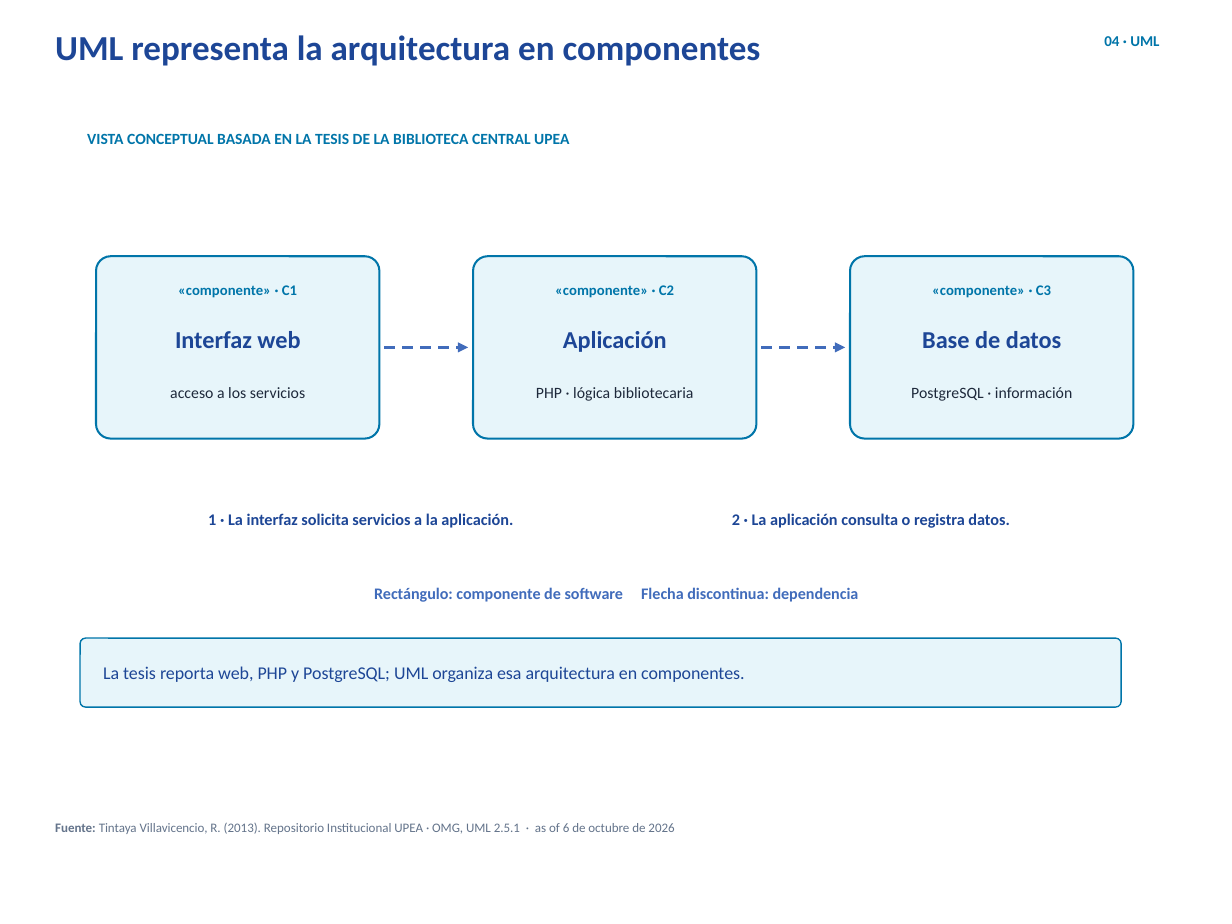
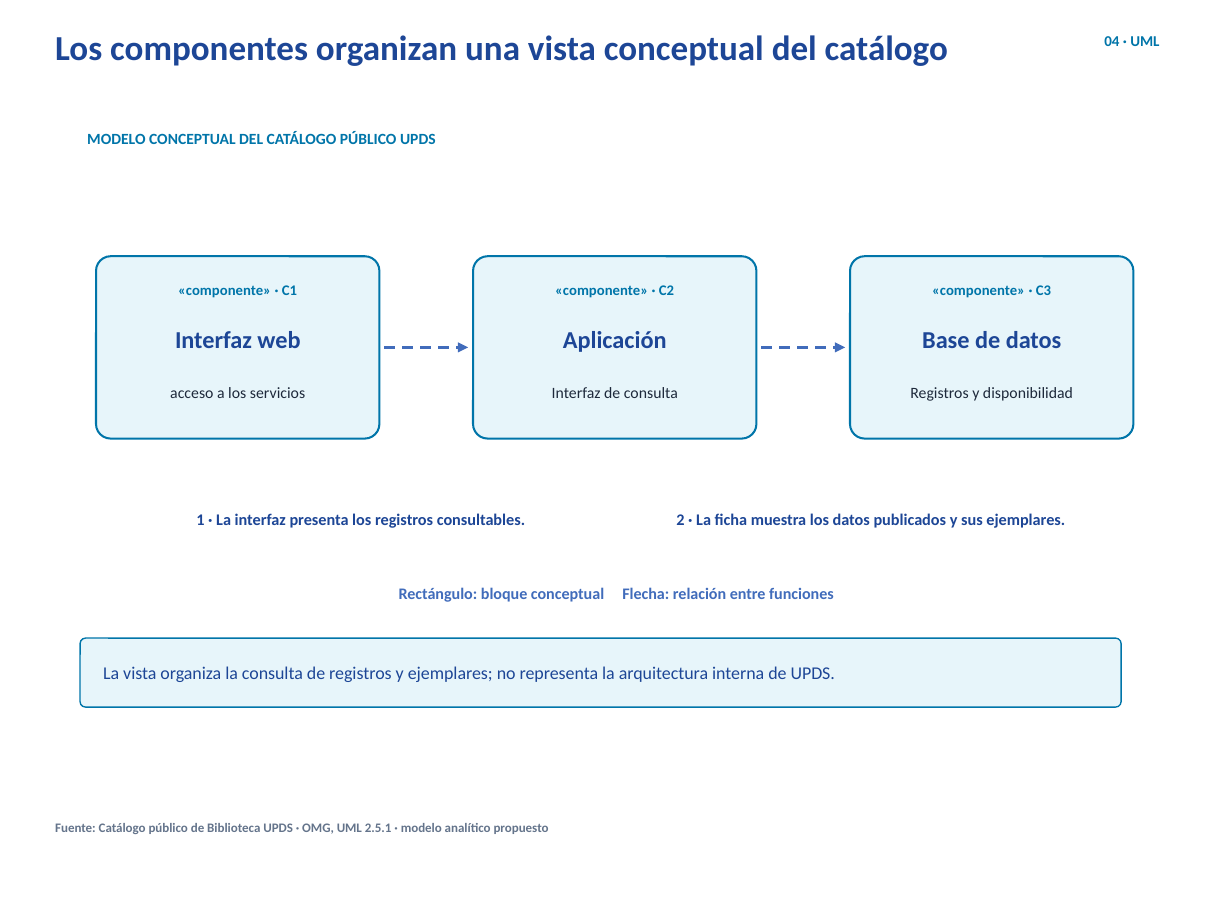
Before and after one commit to erickbravob/sistemas-informacion-i, a slide deck: slide 5 of materiales/actividad-1/tema-01-uml-requisitos-v23.pptx. Drawn at 1232x924 pixels with LibreOffice and Linux fonts; fonts in the diff are those of the drawing; background and template pictures are left out. Boxes give left, top, right and bottom in pixels: in the first picture for what was removed or moved away, otherwise in the second. Text is boxed around its words. In the diff, an @@ line names an element or a change of style, - is before the commit and + after.

Commit message:
Actualiza evidencia bibliográfica y caso UPDS

```diff
--- a/materiales/actividad-1/tema-01-uml-requisitos-v23.pptx
+++ b/materiales/actividad-1/tema-01-uml-requisitos-v23.pptx
@@ text at [55,35,948,66]: text changed @@
-UML representa la arquitectura en componentes
+Los componentes organizan una vista conceptual del catálogo
@@ text at [87,131,436,144]: text changed @@
-VISTA CONCEPTUAL BASADA EN LA TESIS DE LA BIBLIOTECA CENTRAL UPEA
+MODELO CONCEPTUAL DEL CATÁLOGO PÚBLICO UPDS
@@ text at [552,387,678,398]: text changed @@
-PHP · lógica bibliotecaria
+Interfaz de consulta
@@ text at [910,387,1073,401]: text changed @@
-PostgreSQL · información
+Registros y disponibilidad
@@ text at [196,513,525,528]: text changed @@
-1 · La interfaz solicita servicios a la aplicación.
+1 · La interfaz presenta los registros consultables.
@@ text at [676,513,1065,528]: text changed @@
-2 · La aplicación consulta o registra datos.
+2 · La ficha muestra los datos publicados y sus ejemplares.
@@ text at [399,587,834,602]: text changed @@
-Rectángulo: componente de software Flecha discontinua: dependencia
+Rectángulo: bloque conceptual Flecha: relación entre funciones
@@ text at [103,666,835,682]: text changed @@
-La tesis reporta web, PHP y PostgreSQL; UML organiza esa arquitectura en componentes.
+La vista organiza la consulta de registros y ejemplares; no representa la arquitectura interna de UPDS.
@@ text at [55,823,549,834]: text changed; bold on @@
-Fuente: Tintaya Villavicencio, R. (2013). Repositorio Institucional UPEA · OMG, UML 2.5.1 · as of 6 de octubre de 2026
+Fuente: Catálogo público de Biblioteca UPDS · OMG, UML 2.5.1 · modelo analítico propuesto
```
Also in this commit, not shown: 2 other slides changed, 1 slide added, 1 slide removed, 20 other files.
